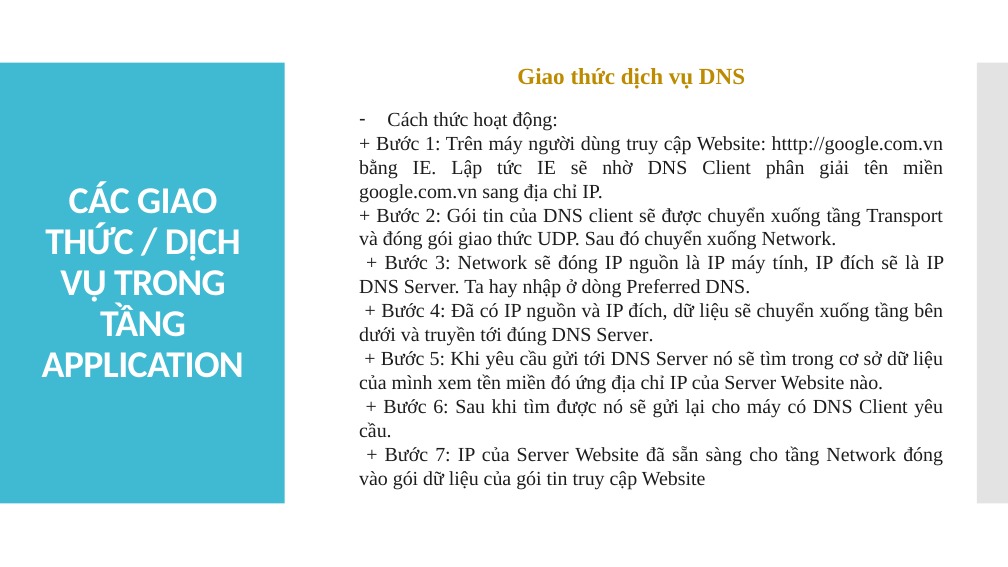
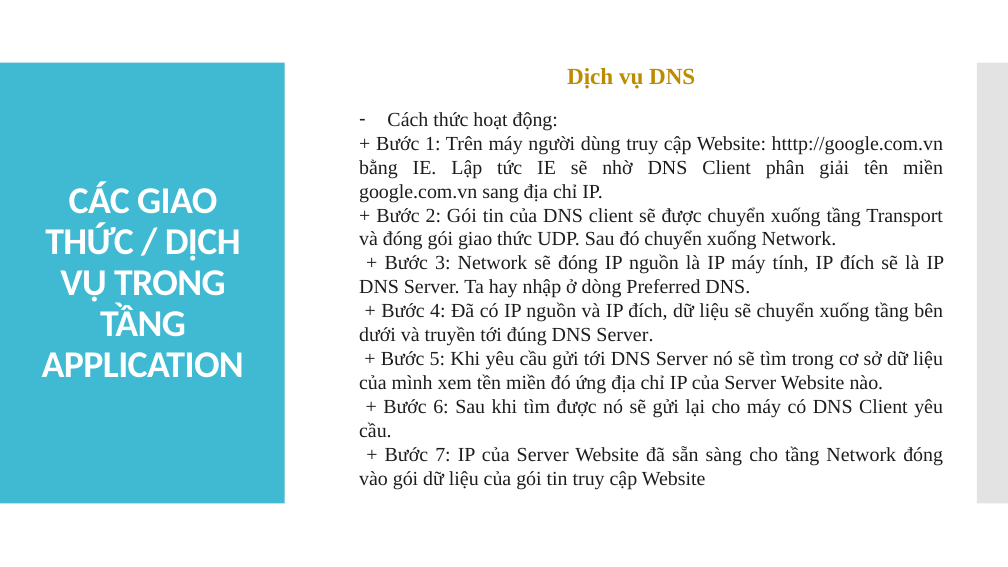
Before and after one commit to tiendatdk3493/Tai_Lieu, a slide deck: slide 17 of Topic 1.pptx (slide 16 before the commit). Drawn at 1008x567 pixels with LibreOffice and Linux fonts; fonts in the diff are those of the drawing. Boxes give left, top, right and bottom in pixels: in the first picture for what was removed or moved away, otherwise in the second. Text is boxed around its words. In the diff, an @@ line names an element or a change of style, - is before the commit and + after.

```diff
--- a/Topic 1.pptx
+++ b/Topic 1.pptx
@@ text at (567, 68, 695, 89): text changed @@
-Giao thức dịch vụ DNS
+Dịch vụ DNS
```
Also in this commit, not shown: 3 other slides changed, 3 slides added.
